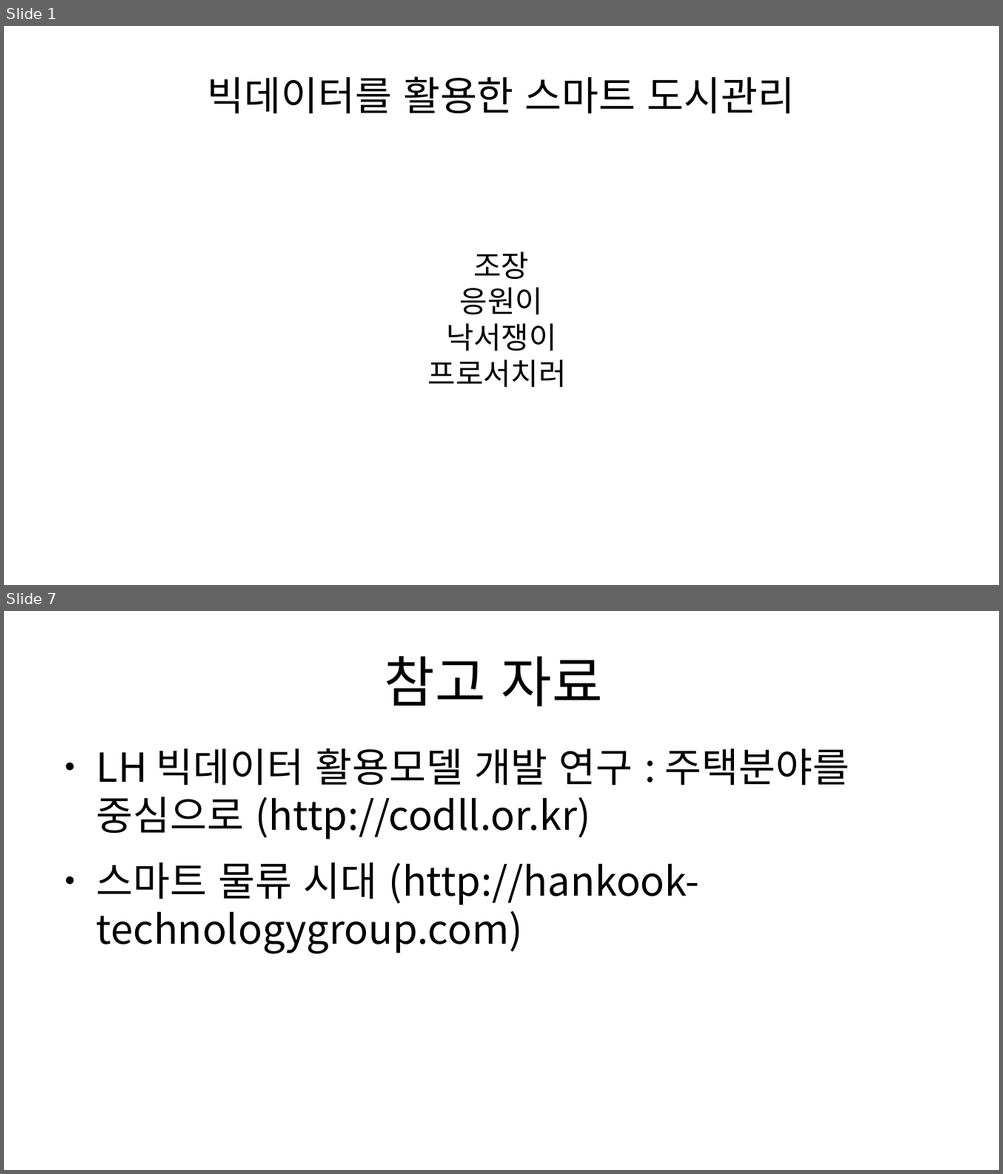
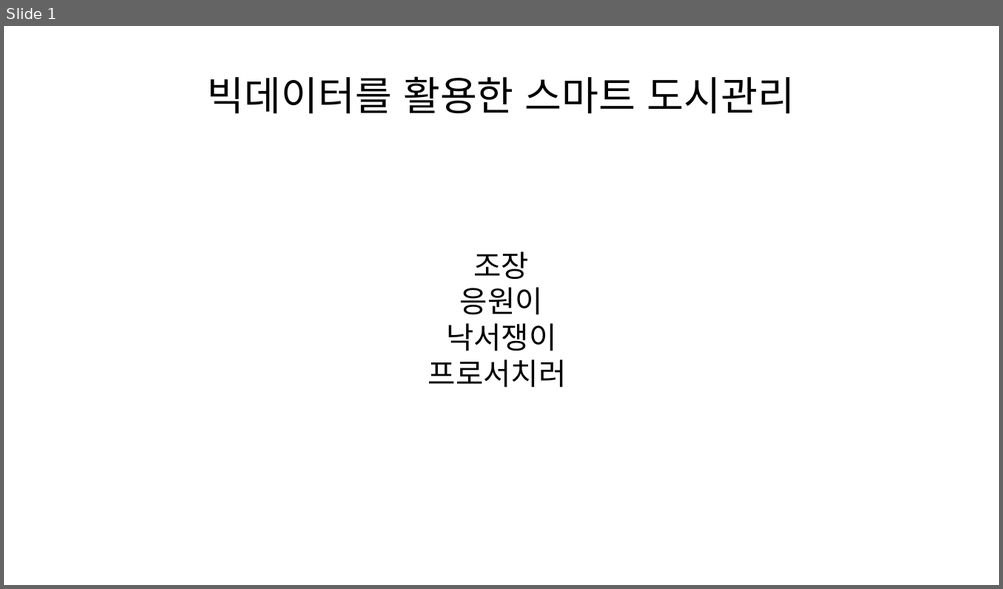
Before and after one commit to lapass50025/odp, a slide deck: 빅데이터를활용한스마트도시관리.odp. Shown one above the other, each under a label of ours: slides 1 and 7 before the commit, slide 1 after it; the slides between them are not shown. The pictures are 1003x1174 and 1003x589 pixels, drawn with LibreOffice and Linux fonts; fonts in the diff are those of the drawing. Boxes give left, top, right and bottom in pixels: in the first picture for what was removed or moved away, otherwise in the second. Text is boxed around its words. In the diff, an @@ line names an element or a change of style, - is before the commit and + after.

```diff
--- a/빅데이터를활용한스마트도시관리.odp
+++ b/빅데이터를활용한스마트도시관리.odp
@@ slide 7 removed at (4, 611, 999, 1170), background #FFFFFF @@
@@ title removed at (384, 656, 603, 706) @@
-참고 자료
@@ text removed at (96, 748, 849, 954) @@
-● LH 빅데이터 활용모델 개발 연구 : 주택분야를 중심으로 (http://codll.or.kr)
-● 스마트 물류 시대 (http://hankook-technologygroup.com)
```
Also in this commit, not shown: 4 slides changed, 1 other slide removed.
